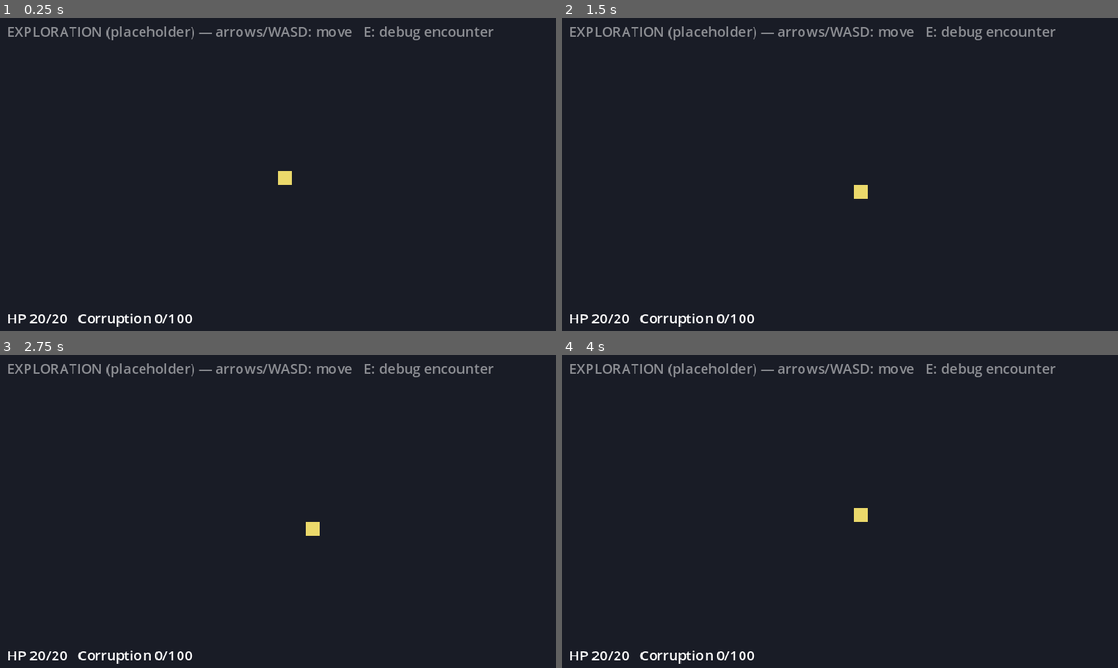
Above: before the commit, frames 1-4 (two rows, left to right).
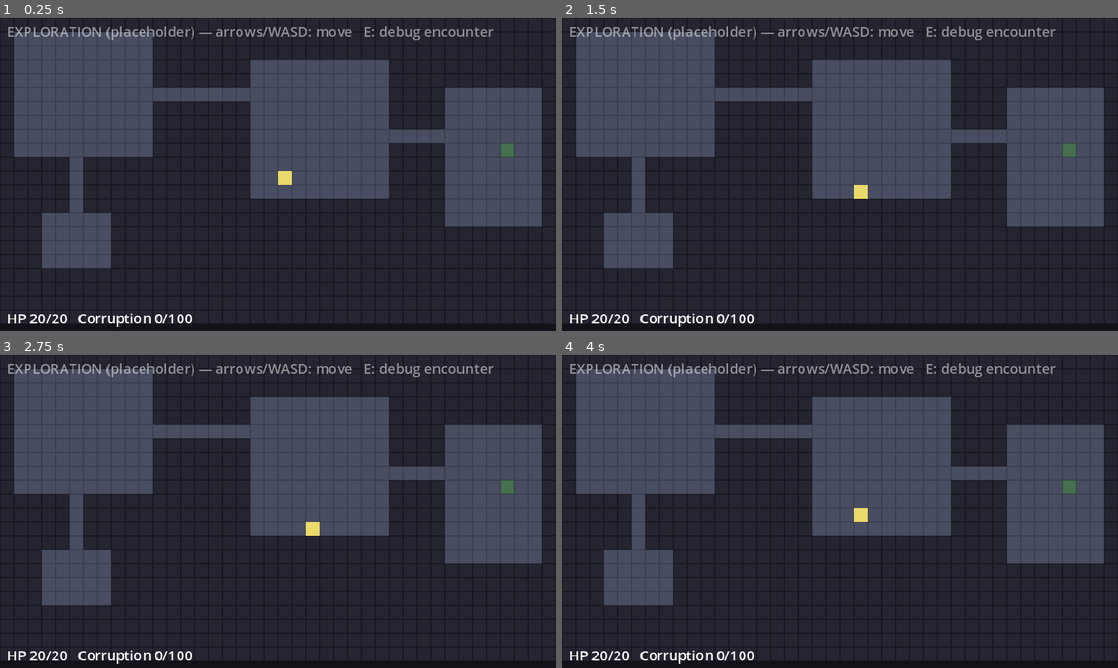
Above: after the commit, the same moments.

Repository: x-alterer/2D-Roguelike-like
Game: Godot game, scene res://scenes/main.tscn
Two runs of this game, one before a commit and one after it. Both use one fixed random seed, a clock stepped at 60 frames per second and the inputs below.
Inputs:
- Up to frame 1 (0.25 s): no input
- Up to frame 2 (1.5 s): tap Enter at 0.5 s; hold Right (move_right) 0.53-1.28 s; tap Space at 1.25 s; hold Down (move_down) from 1.28 s (still down)
- Up to frame 3 (2.75 s): tap Enter at 2 s; release Down (move_down) at 2.03 s; hold Right (move_right) from 2.03 s (still down)
- Up to frame 4 (4 s): tap Space at 2.75 s; release Right (move_right) at 2.78 s; hold Up (move_up) 2.78-3.53 s; tap Enter at 3.5 s; hold Left (move_left) from 3.53 s (still down)

The runs differ from the first frame. In frame 1, 33% of the frame differs, in the area x 2-98%, y 4-80%; in frame 2, 33%; in frame 3, 33%; in frame 4, 33%.

Commit message:
feat: tileset with walkable custom data + hand-authored floor (task 2.1)
Three 16px tiles (floor, wall, exit) in a tiny generated PNG atlas;
walkability lives on the tileset's custom data layer so tile identity
and its rules stay in one place. The test floor is an ASCII map constant
built into a TileMapLayer at load (Decision 13): entrance room, center
room for the hostile, exit room, and a dead-end alcove for the beckoner.
Flood-fill-verified connectivity from entrance to exit and alcove.

Co-Authored-By: Claude Fable 5 <noreply@anthropic.com>
Claude-Session: https://claude.ai/code/session_018muKSDbmmuj7g6CxEjXxPM

Diff:
--- /dev/null
+++ b/resources/tileset.tres
@@ -0,0 +1,19 @@
+[gd_resource type="TileSet" load_steps=3 format=3]
+
+[ext_resource type="Texture2D" path="res://assets/tiles.png" id="1_tiles"]
+
+[sub_resource type="TileSetAtlasSource" id="TileSetAtlasSource_main"]
+texture = ExtResource("1_tiles")
+texture_region_size = Vector2i(16, 16)
+0:0/0 = 0
+0:0/0/custom_data_0 = true
+1:0/0 = 0
+1:0/0/custom_data_0 = false
+2:0/0 = 0
+2:0/0/custom_data_0 = true
+
+[resource]
+tile_size = Vector2i(16, 16)
+custom_data_layer_0/name = "walkable"
+custom_data_layer_0/type = 1
+sources/0 = SubResource("TileSetAtlasSource_main")
--- a/scenes/exploration.gd
+++ b/scenes/exploration.gd
@@ -21,12 +21,82 @@
 const GRID_COLS := 40
 const GRID_ROWS := 22
 
+## The hand-made test floor (technical plan, Decision 13). One character per
+## 16px tile, 40 columns x 22 rows: '#' wall, '.' floor, '@' entrance,
+## 'X' exit, 'H' hostile spawn, 'B' beckoner spawn (all four markers sit on
+## floor tiles). Layout: entrance room left, corridor to a center room (the
+## hostile's patrol ground), corridor to the exit room right, and a dead-end
+## alcove below the entrance room where the beckoner waits — off the path,
+## so approaching it is always a deliberate choice.
+const FLOOR_MAP: Array[String] = [
+	"########################################",
+	"#..........#############################",
+	"#..........#############################",
+	"#..........#######..........############",
+	"#..........#######..........############",
+	"#..@........................####.......#",
+	"#..........#######..........####.......#",
+	"#..........#######.....H....####.......#",
+	"#..........#######.....................#",
+	"#..........#######..........####....X..#",
+	"#####.############..........####.......#",
+	"#####.############..........####.......#",
+	"#####.############..........####.......#",
+	"#####.##########################.......#",
+	"###.....########################.......#",
+	"###.....################################",
+	"###..B..################################",
+	"###.....################################",
+	"########################################",
+	"########################################",
+	"########################################",
+	"########################################",
+]
+
+const TILE_SOURCE := 0
+const TILE_FLOOR := Vector2i(0, 0)
+const TILE_WALL := Vector2i(1, 0)
+const TILE_EXIT := Vector2i(2, 0)
+
+@onready var _floor: TileMapLayer = $Floor
 @onready var _player: ColorRect = $Player
 @onready var _status_label: Label = $StatusLabel
 
+## Filled by _build_floor from the map's marker characters.
+var _entrance_cell := Vector2i.ZERO
+var _exit_cell := Vector2i.ZERO
+var _hostile_spawns: Array[Vector2i] = []
+var _beckoner_spawns: Array[Vector2i] = []
+
 
 func _ready() -> void:
+	_build_floor()
 	_refresh()
+
+
+## Turns the ASCII map into TileMapLayer cells and records the marker
+## positions. Walkability is NOT stored here — it lives on the tileset's
+## "walkable" custom data layer, so tile identity and its rules stay in one
+## place (plan task 2.1).
+func _build_floor() -> void:
+	for y in FLOOR_MAP.size():
+		var row := FLOOR_MAP[y]
+		for x in row.length():
+			var cell := Vector2i(x, y)
+			var ch := row[x]
+			if ch == "#":
+				_floor.set_cell(cell, TILE_SOURCE, TILE_WALL)
+				continue
+			_floor.set_cell(cell, TILE_SOURCE, TILE_EXIT if ch == "X" else TILE_FLOOR)
+			match ch:
+				"@":
+					_entrance_cell = cell
+				"X":
+					_exit_cell = cell
+				"H":
+					_hostile_spawns.append(cell)
+				"B":
+					_beckoner_spawns.append(cell)
 
 
 func _unhandled_input(event: InputEvent) -> void:
--- a/scenes/exploration.tscn
+++ b/scenes/exploration.tscn
@@ -1,6 +1,7 @@
-[gd_scene load_steps=2 format=3]
+[gd_scene load_steps=3 format=3]
 
 [ext_resource type="Script" path="res://scenes/exploration.gd" id="1_expl"]
+[ext_resource type="TileSet" path="res://resources/tileset.tres" id="2_tiles"]
 
 [node name="Exploration" type="Node2D"]
 script = ExtResource("1_expl")
@@ -8,7 +9,10 @@
 [node name="Background" type="ColorRect" parent="."]
 offset_right = 640.0
 offset_bottom = 360.0
-color = Color(0.1, 0.11, 0.15, 1)
+color = Color(0.07, 0.07, 0.1, 1)
+
+[node name="Floor" type="TileMapLayer" parent="."]
+tile_set = ExtResource("2_tiles")
 
 [node name="Player" type="ColorRect" parent="."]
 offset_right = 16.0
Binary file added: assets/tiles.png
